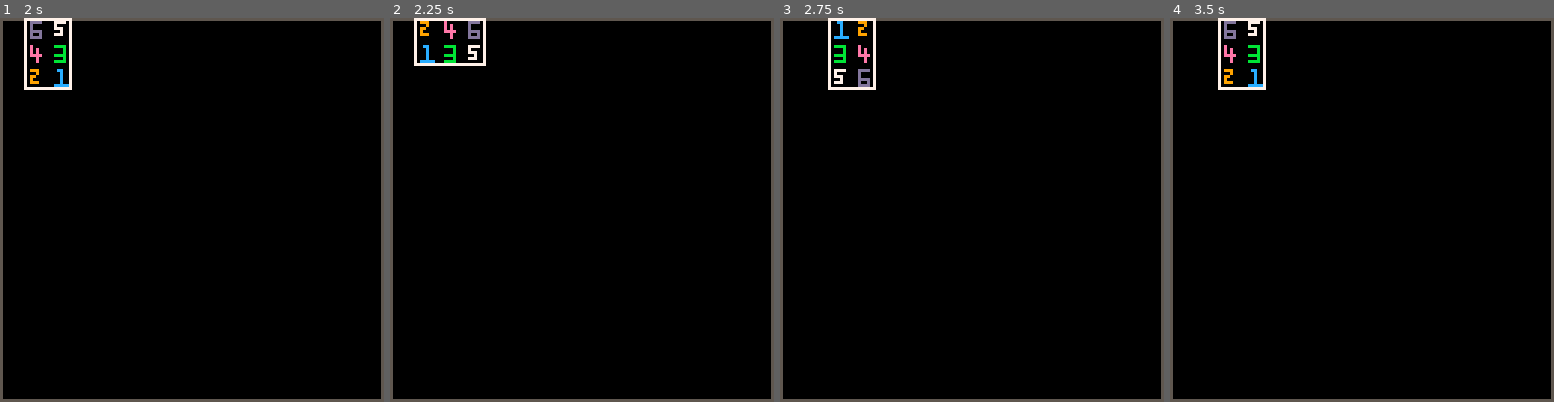
Above: before the commit, frames 1-4 (left to right).
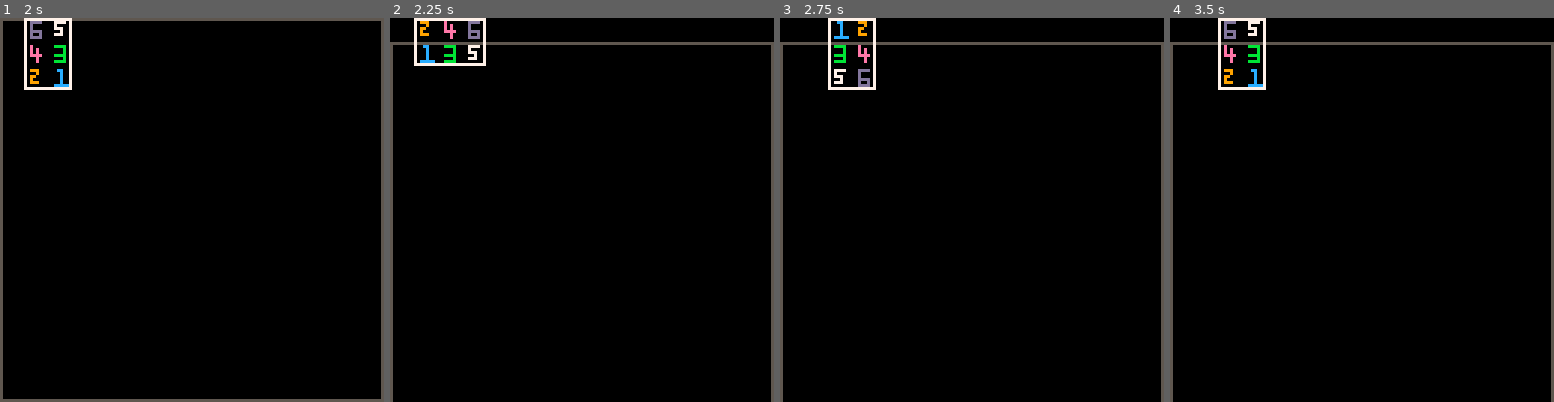
Above: after the commit, the same moments.

Repository: shen-sat/orchard
Game: PICO-8 cartridge game.p8
Two runs of this game, one before a commit and one after it. Both use one fixed random seed, a clock stepped at 60 frames per second and the inputs below.
Inputs:
- Up to frame 1 (2 s): tap O (Z key) at 0.7, 1.7 s; hold Right from 1.6 s (still down)
- Up to frame 2 (2.25 s): release Right at 2.1 s; tap O (Z key) at 2.1 s; hold Up from 2.15 s (still down)
- Up to frame 3 (2.75 s): release Up at 2.42 s; hold Right from 2.47 s (still down); tap O (Z key) at 2.5 s
- Up to frame 4 (3.5 s): tap O (Z key) at 2.9, 3.3 s; release Right at 3.03 s; hold Left from 3.08 s (still down)

Frame 1 is identical in both runs. In frame 2, 2.2% of the frame differs, in the area x 0-100%, y 0-100%; in frame 3, 2.3%; in frame 4, 2.3%.

Commit message:
Change movement so that card movement affects card and camera position

Diff:
--- a/game.p8
+++ b/game.p8
@@ -2,6 +2,19 @@
 version 32
 __lua__
 function _init()
+  cam = {
+    x0 = 0,
+    y0 = 0,
+    width = 128,
+    height = 128,
+    x1 = function(self)
+      return calculate_x1(self.x0, self.width)
+    end,
+    y1 = function(self)
+      return calculate_y1(self.y0, self.height)
+    end
+  }
+
   one = {
     sprite = 0
   }
@@ -92,7 +105,6 @@
     end,
     update = function(self)
       self:move()
-      self:adjust_position()
     end,
     draw = function(self)
       self:draw_fruits()
@@ -131,31 +143,14 @@
       elseif btnp(3) then
         self.y0 += 8
       end
-    end,
-    adjust_position = function(self)
-      if self:x1() > orchard:x1() then
-        local adjustment = self:x1() - orchard:x1()
-
-        self.x0 -= adjustment
-      elseif self:y1() > orchard:y1() then
-        local adjustment = self:y1() - orchard:y1()
-
-        self.y0 -= adjustment
-      elseif self.x0 < orchard.x0 then
-        local adjustment = orchard.x0 - self.x0
-
-        self.x0 += adjustment
-      elseif self.y0 < orchard.y0 then
-        local adjustment = orchard.y0 - self.y0
-
-        self.y0 += adjustment
-      end
     end
   }
 end
 
 function _update()
   selected_card:update()
+  adjust_selected_card_or_camera_position(selected_card, cam)
+  camera(cam.x0,cam.y0)
 end
 
 function _draw()
@@ -183,6 +178,34 @@
   return result
 end
 
+function adjust_selected_card_or_camera_position(selected_card,cam)
+  if selected_card:x1() > cam:x1() then
+    local adjustment = selected_card:x1() - cam:x1()
+
+    if btnp(4) then
+      selected_card.x0 -= adjustment
+    else
+      cam.x0 += adjustment
+    end
+  elseif selected_card:y1() > cam:y1() then
+    local adjustment = selected_card:y1() - cam:y1()
+
+    if btnp(4) then
+      selected_card.y0 -= adjustment
+    else
+      cam.y0 += adjustment
+    end
+  elseif selected_card.x0 < cam.x0 then
+    local adjustment = cam.x0 - selected_card.x0
+
+    cam.x0 -= adjustment
+  elseif selected_card.y0 < cam.y0 then
+    local adjustment = cam.y0 - selected_card.y0
+
+    cam.y0 -= adjustment
+  end
+end
+
 __gfx__
 00000000000000000000000000000000000000000000000000000000000000000000000000000000000000000000000000000000000000000000000000000000
 000cc0000099900000bbbb0000e000000077770000dddd0000000000000000000000000000000000000000000000000000000000000000000000000000000000
